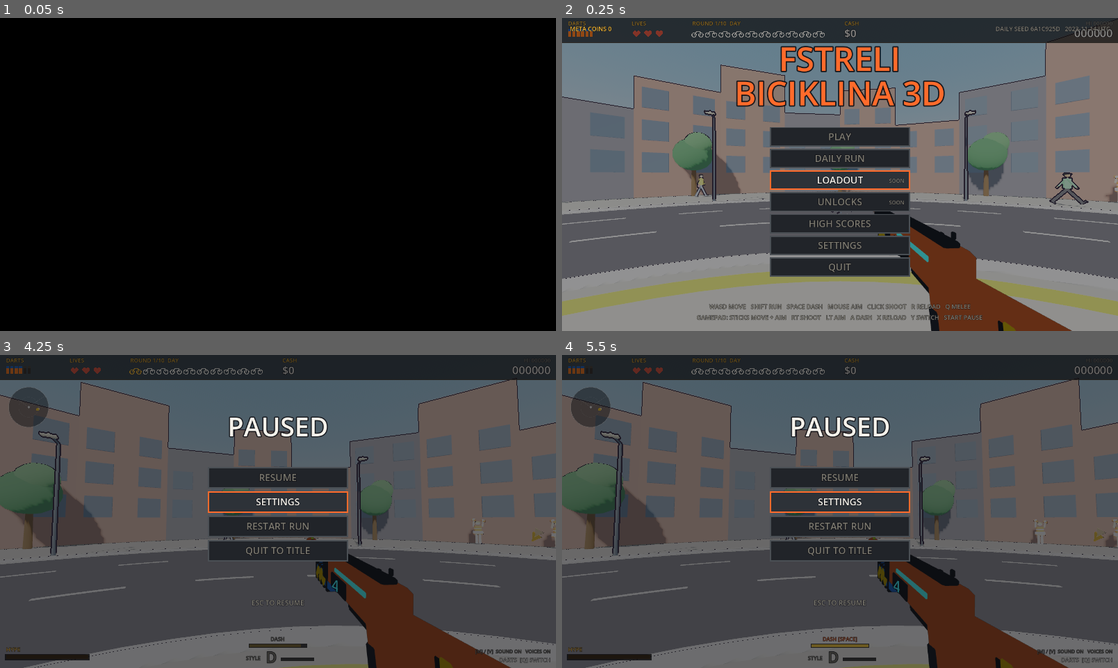
Above: before the commit, frames 1-4 (two rows, left to right).
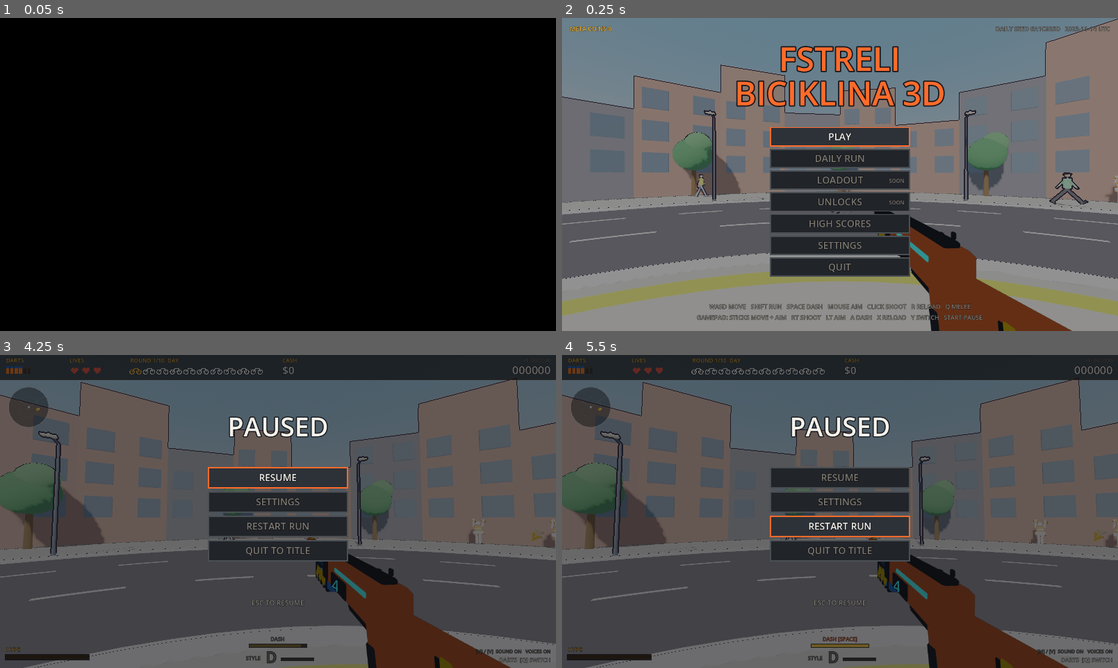
Above: after the commit, the same moments.

Repository: GVihi/FstreliBiciklina3D
Game: Godot game, scene res://main.tscn
The game is run twice, just before and just after one commit, with the same random seed, the same clock (stepped at 60 frames per second) and the same inputs.
Inputs (mouse positions are in pixels of both pictures, inside the frame that each line leads up to):
- Up to frame 1 (0.05 s): no input
- Up to frame 2 (0.25 s): no input
- Up to frame 3 (4.25 s): tap Enter at 0.5, 0.6, 1.55, 2.1, 3.05 s; move the mouse to (400, 495) at 0.52 s; hold Right 0.53-1.28 s; click (400, 495) at 0.67 s; tap Space at 0.77, 1.52, 3.02, 3.77 s; tap Keypad Enter at 0.8, 1.35, 2.3, 2.85, 3.8 s; move the mouse to (250, 511) at 1.27 s; hold Up from 1.28 s (still down); click (250, 511) at 1.42 s; move the mouse to (289, 505) at 2.02 s; click (289, 505) at 2.17 s; move the mouse to (272, 517) at 2.77 s; click (272, 517) at 2.92 s; move the mouse to (316, 514) at 3.52 s; tap R at 3.6 s; click (316, 514) at 3.67 s; tap Escape at 4.15 s
- Up to frame 4 (5.5 s): release Up at 4.25 s; drag from (673, 464) to (756, 433) at 4.27 s; tap Space at 5 s; move the mouse to (867, 511) at 5.02 s; hold Down from 5.03 s (still down); tap Tab at 5.1 s; click (867, 511) at 5.17 s; tap Keypad Enter at 5.3 s

Frame 1 is identical in both runs. In frame 2, 8.3% of the frame differs, in the area x 0-100%, y 0-55%; in frame 3, 0.7%; in frame 4, 0.7%.

Commit message:
Fix title and pause menu highlight flicker
The title and pause menus highlighted the button under the mouse and fell
back to the keyboard selection whenever the cursor was in the 8 px gap
between buttons, so the highlight jumped back to the old selection while
moving the mouse across the list.

- Mouse movement over a button now sets title_sel / pause_sel
  (input.gd hover_menu), so keyboard and mouse share one highlight.
- hud.gd draws the highlight from title_sel / pause_sel only.
- Do not draw the run top bar on the title screen, where it overlapped
  the META COINS and daily seed texts.

Not run in Godot; gdformat and gdlint pass.

Co-Authored-By: Claude Sonnet 5.5 <noreply@anthropic.com>
Claude-Session: https://claude.ai/code/session_01Pv7uDkKTfh1GmEEvZLQkXL

Diff:
--- a/scripts/hud.gd
+++ b/scripts/hud.gd
@@ -379,11 +379,10 @@
 func _draw_title_menu(k: float, cx: float) -> void:
 	_txt("FSTRELI", cx, size.y * 0.17, int(76 * k), ACCENT, 1)
 	_txt("BICIKLINA 3D", cx, size.y * 0.28, int(76 * k), ACCENT, 1)
-	var hov = title_at(get_viewport().get_mouse_position())
 	for i in range(TITLE_ITEMS.size()):
 		var item = TITLE_ITEMS[i]
 		var r = title_rect(i)
-		var on = hov == i or (hov < 0 and g.title_sel == i)
+		var on = g.title_sel == i  # the mouse updates title_sel in input.gd (hover_menu)
 		draw_rect(r, Color(0.176, 0.196, 0.22) if on else Color(0.13, 0.14, 0.16))
 		draw_rect(r, ACCENT if on else Color(0.29, 0.31, 0.33), false, 3.0 * k)
 		var base = r.position.y + 29.0 * k
@@ -498,10 +497,9 @@
 
 func _draw_pause_menu(k: float, cx: float) -> void:
 	_txt("PAUSED", cx, size.y * 0.26, int(60 * k), TEXT, 1)
-	var hov = pause_at(get_viewport().get_mouse_position())
 	for i in range(PAUSE_ITEMS.size()):
 		var r = pause_rect(i)
-		var on = hov == i or (hov < 0 and g.pause_sel == i)
+		var on = g.pause_sel == i  # the mouse updates pause_sel in input.gd (hover_menu)
 		draw_rect(r, Color(0.176, 0.196, 0.22) if on else Color(0.13, 0.14, 0.16))
 		draw_rect(r, ACCENT if on else Color(0.29, 0.31, 0.33), false, 3.0 * k)
 		_txt(
@@ -684,7 +682,8 @@
 						Color(0.95, 0.71, 0.19) if i < r["hp"] else Color(0.23, 0.18, 0.17)
 					)
 
-	_draw_top_bar(k)
+	if state != "title":  # the title screen has its own corner texts, the run bar would overlap them
+		_draw_top_bar(k)
 
 	if state == "play":
 		_draw_crosshair(k)
--- a/scripts/input.gd
+++ b/scripts/input.gd
@@ -16,8 +16,10 @@
 			var k = g.SENS * g.sens_mul * (g.cam.fov / g.fov_hip)
 			g.yaw -= event.relative.x * k
 			g.pitch = clampf(g.pitch - event.relative.y * k, -1.45, 1.45)
-		elif g.drag_id != "":
-			g.hud.apply_slider(g.drag_id, g.get_viewport().get_mouse_position())
+		else:
+			if g.drag_id != "":
+				g.hud.apply_slider(g.drag_id, g.get_viewport().get_mouse_position())
+			hover_menu(event.position)
 	elif event is InputEventMouseButton:
 		if not event.pressed:
 			if event.button_index == MOUSE_BUTTON_LEFT:
@@ -242,6 +244,17 @@
 	g.sfx.play("click")
 
 
+# Moving the mouse over a title / pause button selects it, so the keyboard and the mouse share
+# one highlight (title_sel / pause_sel). Staying in the gap between two buttons keeps the last one.
+func hover_menu(pos: Vector2) -> void:
+	var ti = g.hud.title_at(pos)
+	if ti >= 0:
+		g.title_sel = ti
+	var pi = g.hud.pause_at(pos)
+	if pi >= 0:
+		g.pause_sel = pi
+
+
 # ---- title screen menu (entries are listed in hud.gd TITLE_ITEMS)
 func title_move(d: int) -> void:
 	if g.state == "title" and g.title_page == "":
